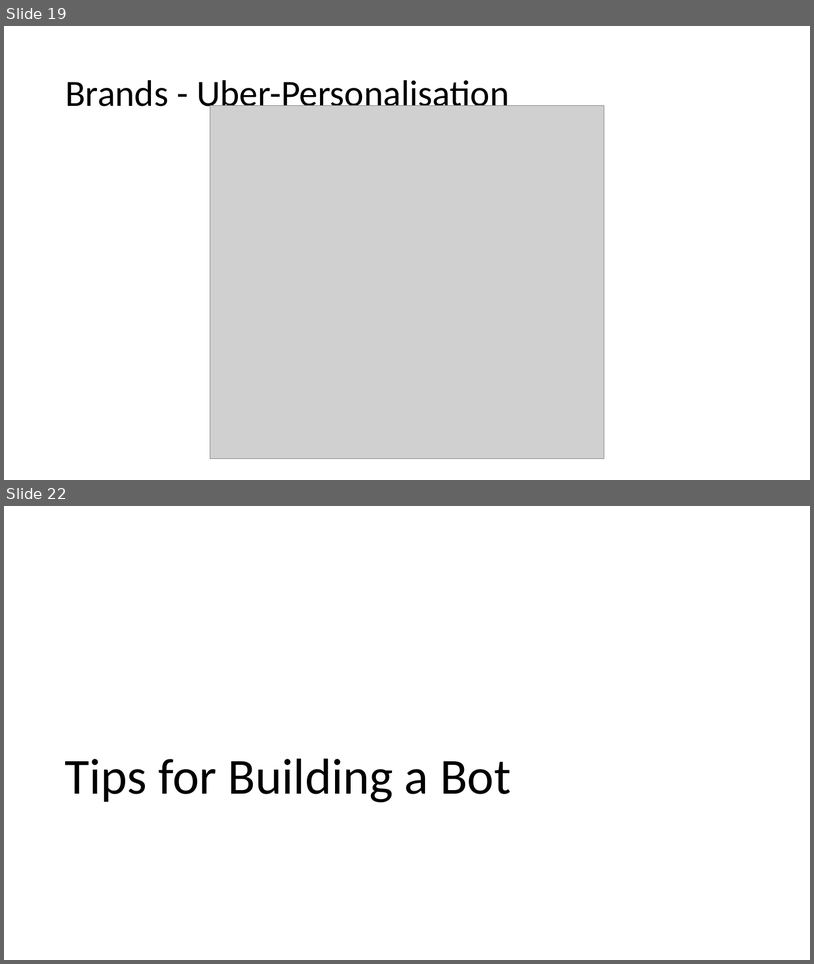
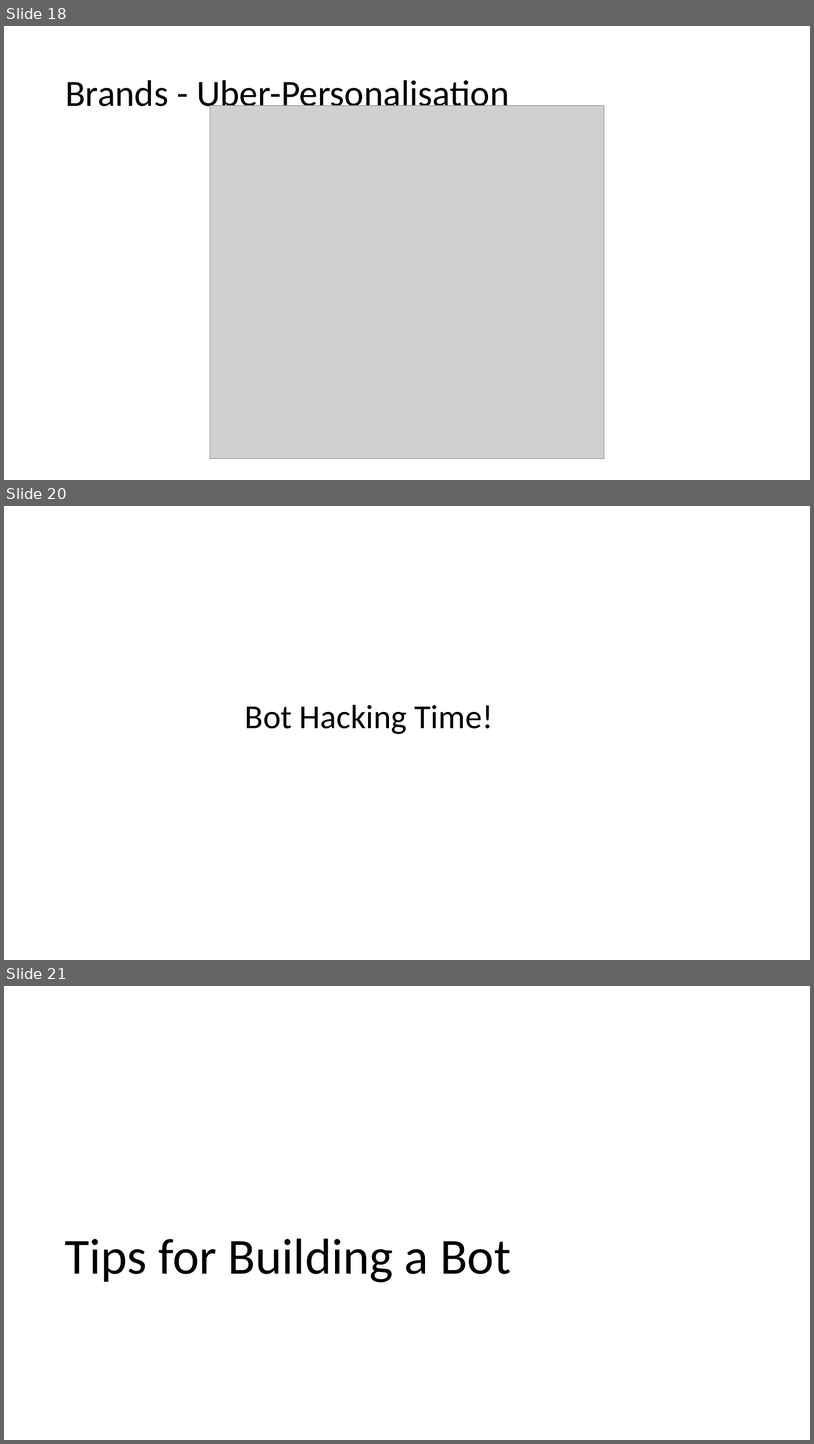
Before and after one commit to aidanmorgan/chatbot-workshop, a slide deck: Chatbots!.pptx. Shown one above the other, each under a label of ours: slides 19 and 22 before the commit, slides 18, 20 and 21 after it; the slides between them are not shown. The pictures are 814x964 and 814x1444 pixels, drawn with LibreOffice and Linux fonts; fonts in the diff are those of the drawing; grey boxes stand for pictures; background and template pictures are left out. Boxes give left, top, right and bottom in pixels: in the first picture for what was removed or moved away, otherwise in the second. Text is boxed around its words. In the diff, an @@ line names an element or a change of style, - is before the commit and + after.

```diff
--- a/Chatbots!.pptx
+++ b/Chatbots!.pptx
@@ slide 20 added at [4, 506, 810, 960], background #FFFFFF @@
@@ text added at [245, 705, 494, 734], 40 pt, text #000000 @@
+Bot Hacking Time!
@@ what was slide 19 is now slide 18 @@
@@ what was slide 22 is now slide 21 @@
```
Also in this commit, not shown: 3 slides changed, 5 other slides added, 4 slides removed, 1 other file.
